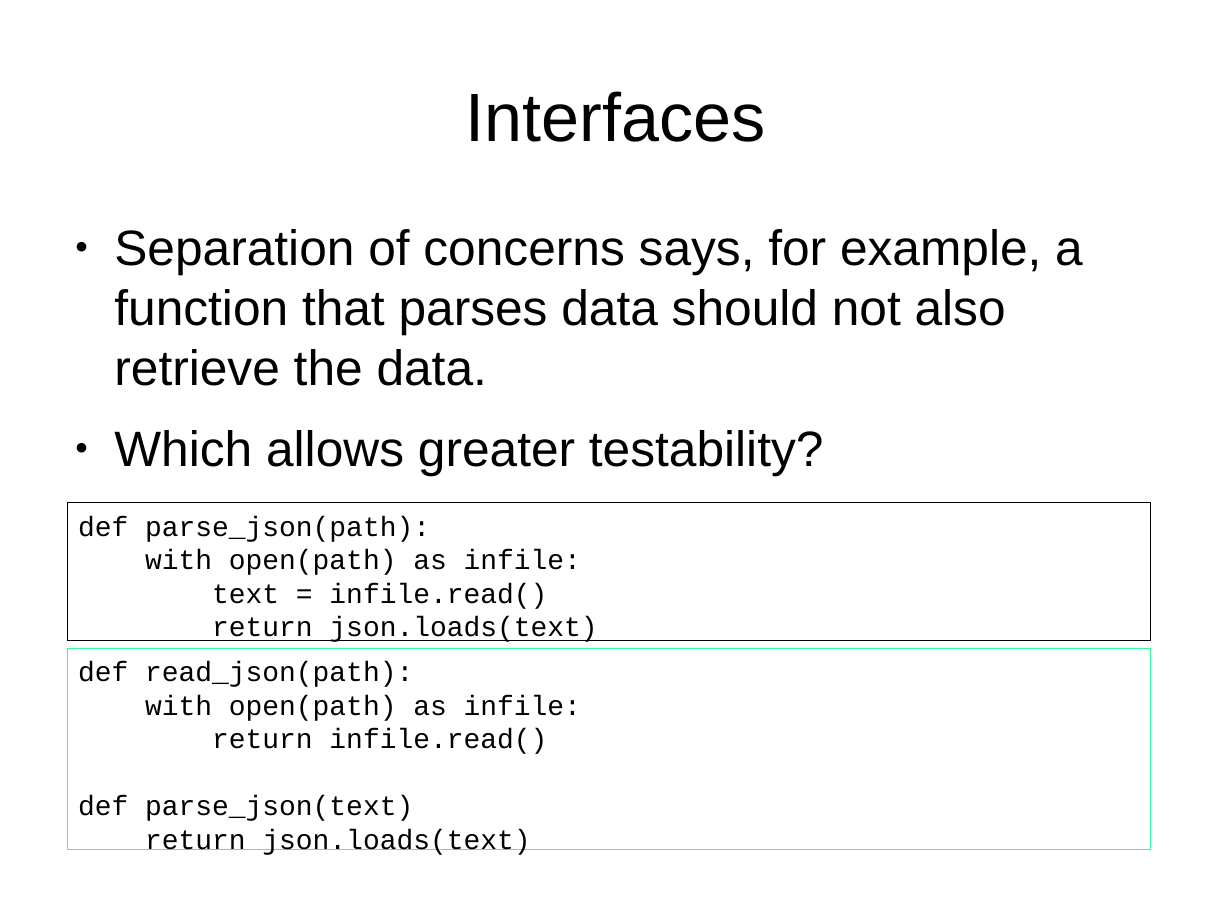
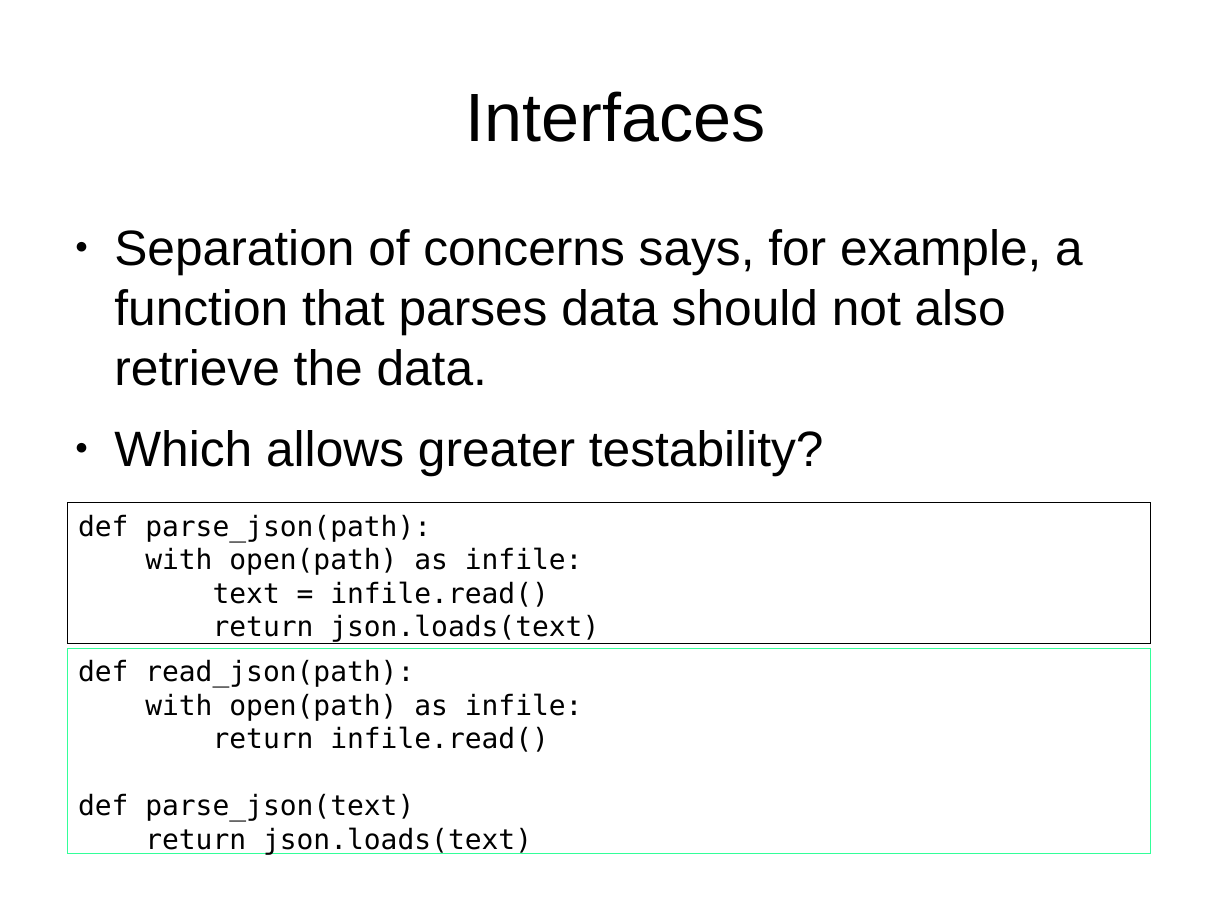
Before and after one commit to mwartell/unittest, a slide deck: slide 8 of unit-testing.odp. Drawn at 1232x924 pixels with LibreOffice and Linux fonts; fonts in the diff are those of the drawing. Boxes give left, top, right and bottom in pixels: in the first picture for what was removed or moved away, otherwise in the second. Text is boxed around its words. In the diff, an @@ line names an element or a change of style, - is before the commit and + after.

```diff
--- a/unit-testing.odp
+++ b/unit-testing.odp
@@ rectangle "def parse_json(path):" at (67,503,1152,644): font Courier New to DejaVu Sans Mono @@
@@ rectangle "def read_json(path):" at (67,648,1152,854): font Courier New to DejaVu Sans Mono @@
@@ rectangle "def read_json(path):": place and size @@
-rectangle "def read_json(path):" at (67,648,1152,850)
+rectangle "def read_json(path):" at (67,648,1152,854)
```
Also in this commit, not shown: 4 other slides changed, 2 slides added, 1 other file.
